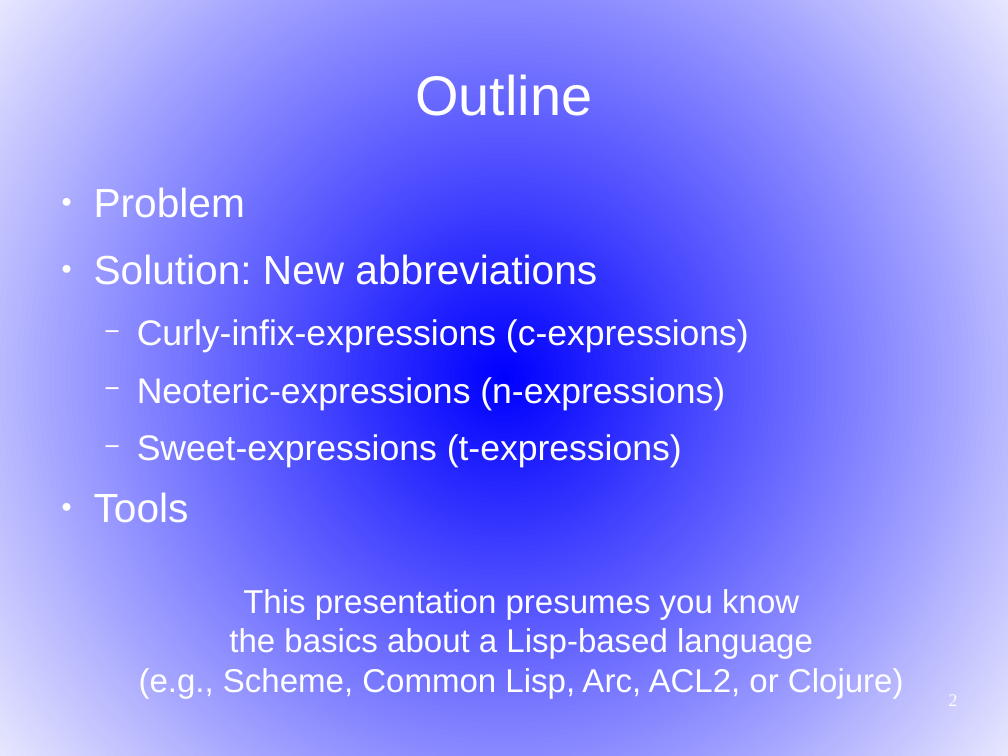
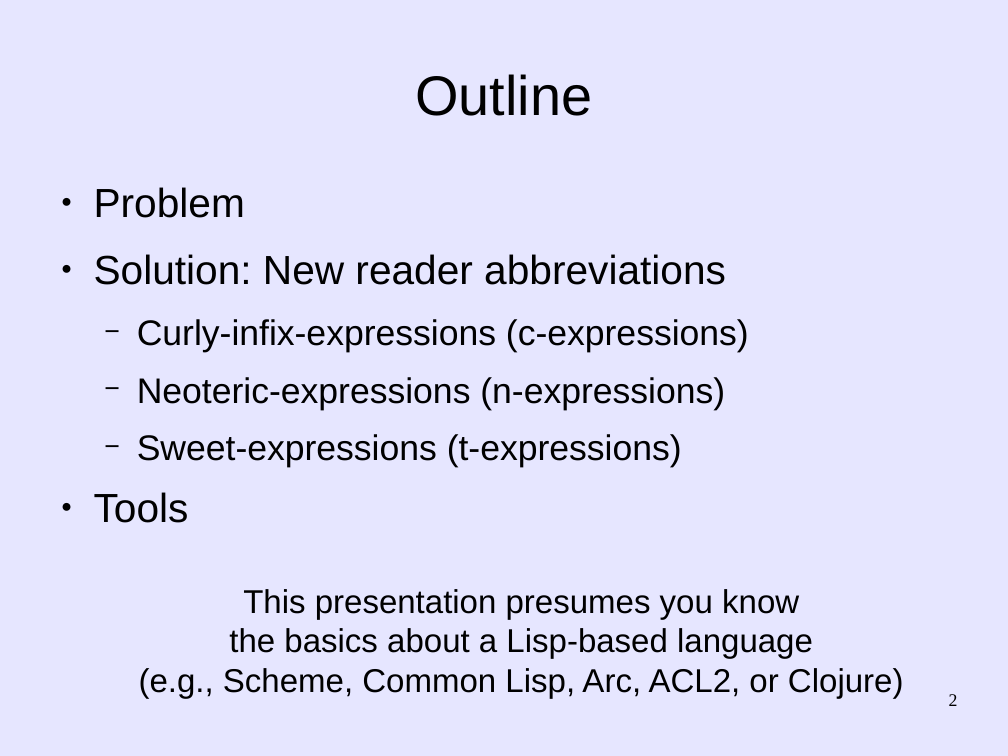
Before and after one commit to martin12333/Readable-Lisp-S-expressions, a slide deck: slide 2 of readable-s-expressions.odp. Drawn at 1008x756 pixels with LibreOffice and Linux fonts; fonts in the diff are those of the drawing. Boxes give left, top, right and bottom in pixels: in the first picture for what was removed or moved away, otherwise in the second. Text is boxed around its words. In the diff, an @@ line names an element or a change of style, - is before the commit and + after.

Commit message:
Update presentation - new (hopefully clearer) background, etc.
  - Change presentation color background to hopefully be easier to read.
    Alan Manuel Gloria reported that the orginal blue background gradient
    "seems to make the text a little hard to read; straight blue
    is dark to the human eye (nearer to black than white) but the
    background fades to white at the edges, and the fade is too linear."
    He also reported that the audio was low, I'm not sure I can fix that
    in the video.
  - Emphasized even more that these are new *abbreviations* -
    abbreviations are already in Lisp, and we're not preventing the
    use of traditional s-expressions,  so this hopefully will make the
    idea clearer.
  - Noted that neoteric- and sweet-expressions *are* technically a
    change in meaning... but not one that normally matters.

```diff
--- a/readable-s-expressions.odp
+++ b/readable-s-expressions.odp
@@ background gradient #0000FF to #E6E6FF to #E6E6FF @@
@@ text at box(94, 187, 749, 523): text colour #FFFFFF to #000000 in "Problem", "Curly-infix-expressions (c-expressions)", "Neoteric-expressions (n-expressions)", "Sweet-expressions (t-expressions)" and 1 more places; bullet colour #FFFFFF to #000000 @@
@@ text at box(94, 254, 726, 285): text changed; text colour #FFFFFF to #000000 @@
-● Solution: New abbreviations
+● Solution: New reader abbreviations
@@ text colour #FFFFFF to #000000 in 3 elements at box(415, 74, 592, 116), box(139, 589, 904, 699), box(949, 694, 958, 706) @@
```
Also in this commit, not shown: 16 other slides changed.
